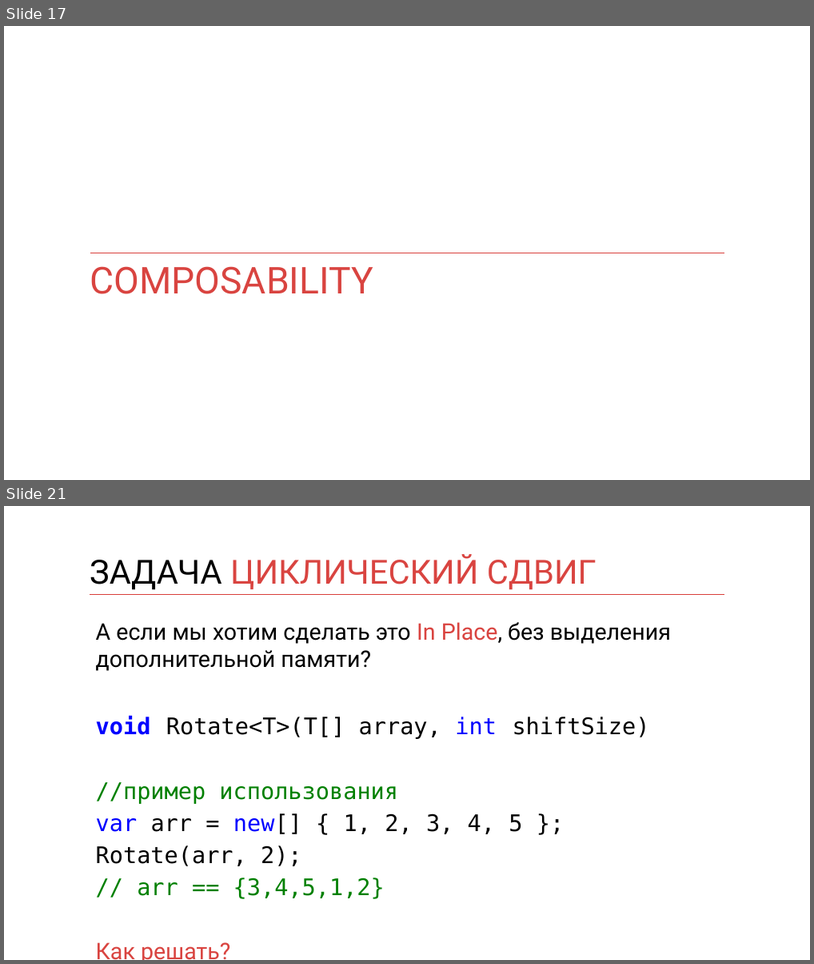
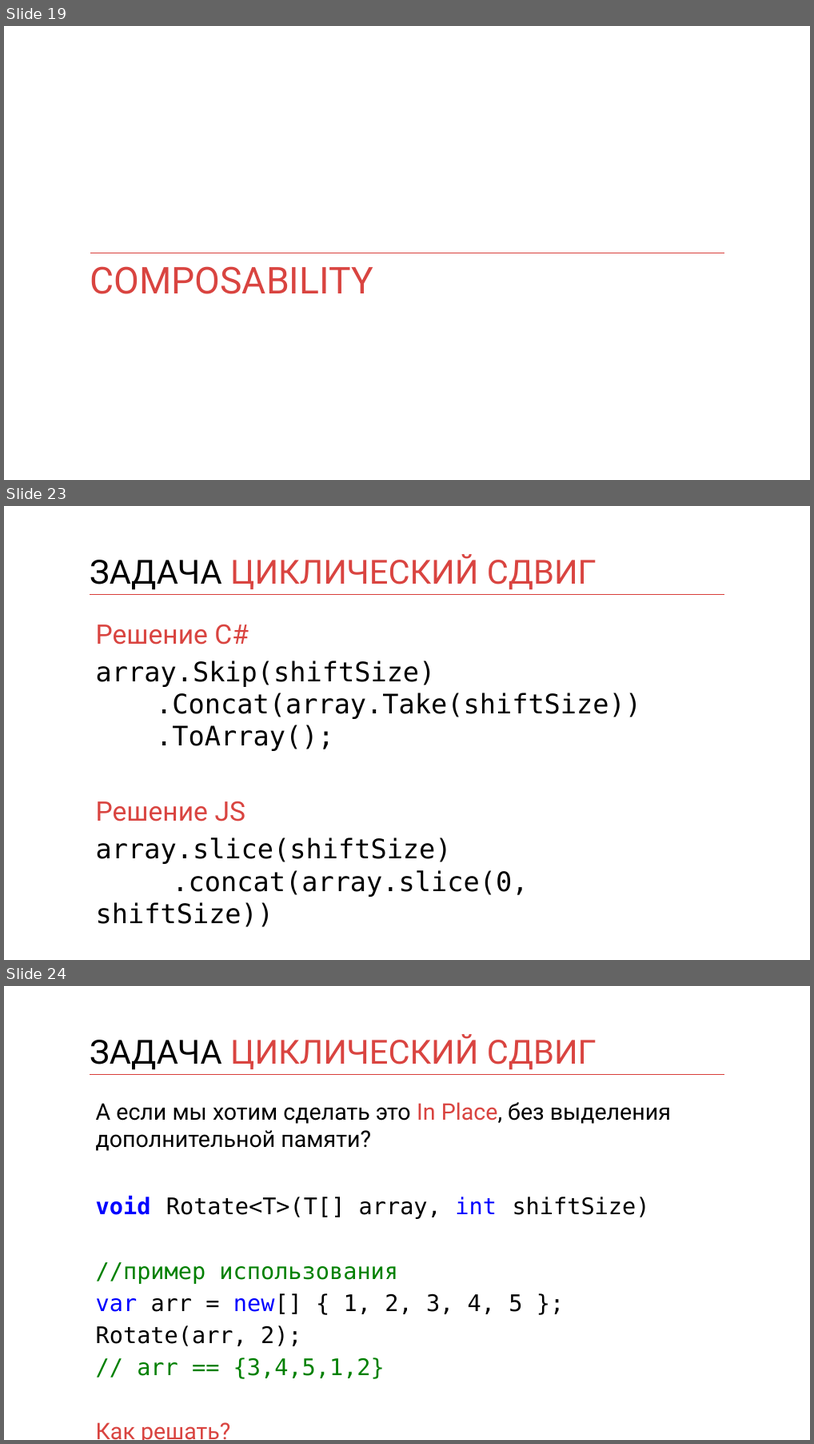
Before and after one commit to kontur-courses/clean-code, a slide deck: clean-code.pptx. Shown one above the other, each under a label of ours: slides 17 and 21 before the commit, slides 19, 23 and 24 after it; the slides between them are not shown. The pictures are 814x964 and 814x1444 pixels, drawn with LibreOffice and Linux fonts; fonts in the diff are those of the drawing. Boxes give left, top, right and bottom in pixels: in the first picture for what was removed or moved away, otherwise in the second. Text is boxed around its words. In the diff, an @@ line names an element or a change of style, - is before the commit and + after.

```diff
--- a/clean-code.pptx
+++ b/clean-code.pptx
@@ slide 23 added at (4,506,810,960), background #FFFFFF; not listed: 1 template element that a slide beside it also shows @@
@@ title added at (90,554,597,590), 39.6 pt, text #D94440 @@
+ЗАДАЧА ЦИКЛИЧЕСКИЙ СДВИГ
@@ text added at (96,624,642,927), 32 pt, text #000000 @@
+Решение С#
+array.Skip(shiftSize)
+.Concat(array.Take(shiftSize))
+.ToArray();
+Решение JS
+array.slice(shiftSize)
+.concat(array.slice(0, shiftSize))
@@ what was slide 17 is now slide 19 @@
@@ what was slide 21 is now slide 24 @@
```
Also in this commit, not shown: 5 slides changed, 2 other slides added, 1 other file.
